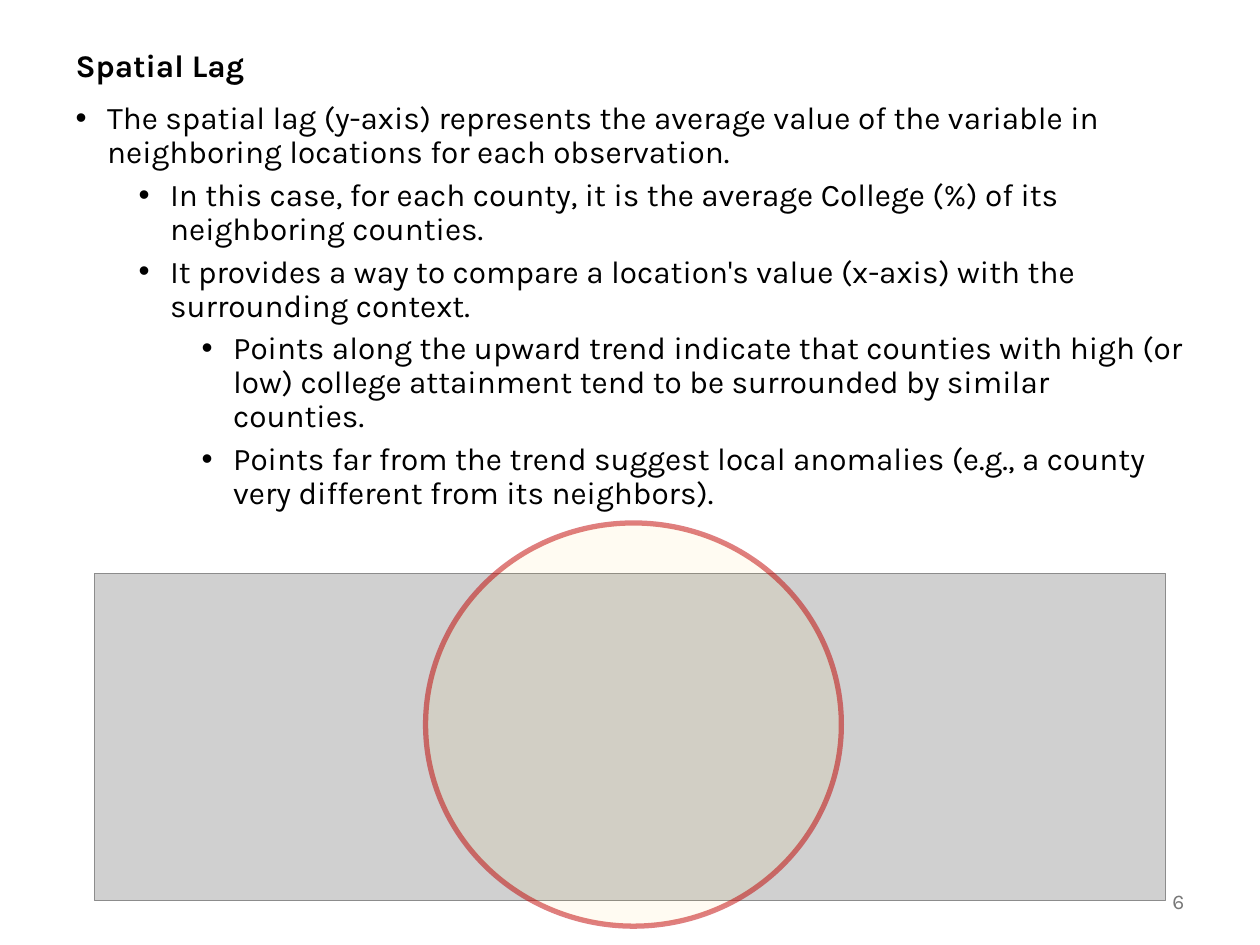
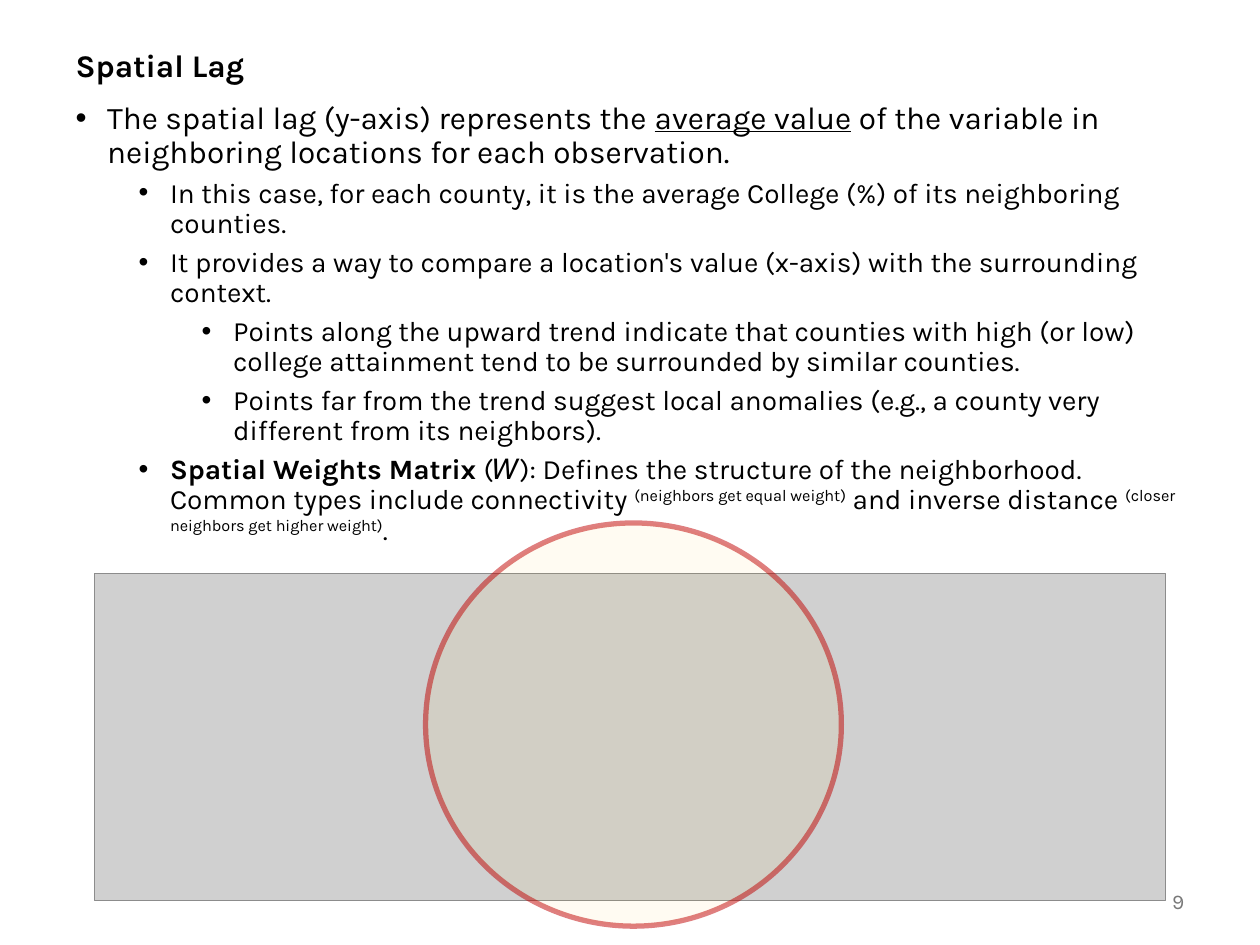
Before and after one commit to abuabara/abuabara.github.io, a slide deck: slide 9 of DAEN489S26/week12_slides.pptx (slide 6 before the commit). Drawn at 1260x945 pixels with LibreOffice and Linux fonts; fonts in the diff are those of the drawing; grey boxes stand for pictures. Boxes give left, top, right and bottom in pixels: in the first picture for what was removed or moved away, otherwise in the second. Text is boxed around its words. In the diff, an @@ line names an element or a change of style, - is before the commit and + after.

```diff
--- a/DAEN489S26/week12_slides.pptx
+++ b/DAEN489S26/week12_slides.pptx
@@ text at <box>107,106,1137,447</box>: underline on in "average value"; size 18 to 16 pt in "In this case, for each county, it ...", "It provides a way to compare a ...", "Points along the upward trend indicate that ...", "Points far from the trend suggest local ..." @@
@@ text at <box>170,458,1175,535</box>: paragraph added @@
+  • Spatial Weights Matrix (𝑊): Defines the structure of the neighborhood. Common types include connectivity (neighbors get equal weight) and inverse distance (closer neighbors get higher weight).
@@ page number at <box>1172,895,1184,909</box>: text changed @@
-6
+9
```
Also in this commit, not shown: 5 other slides changed, 14 slides added, 1 slide removed, 1 other file.
